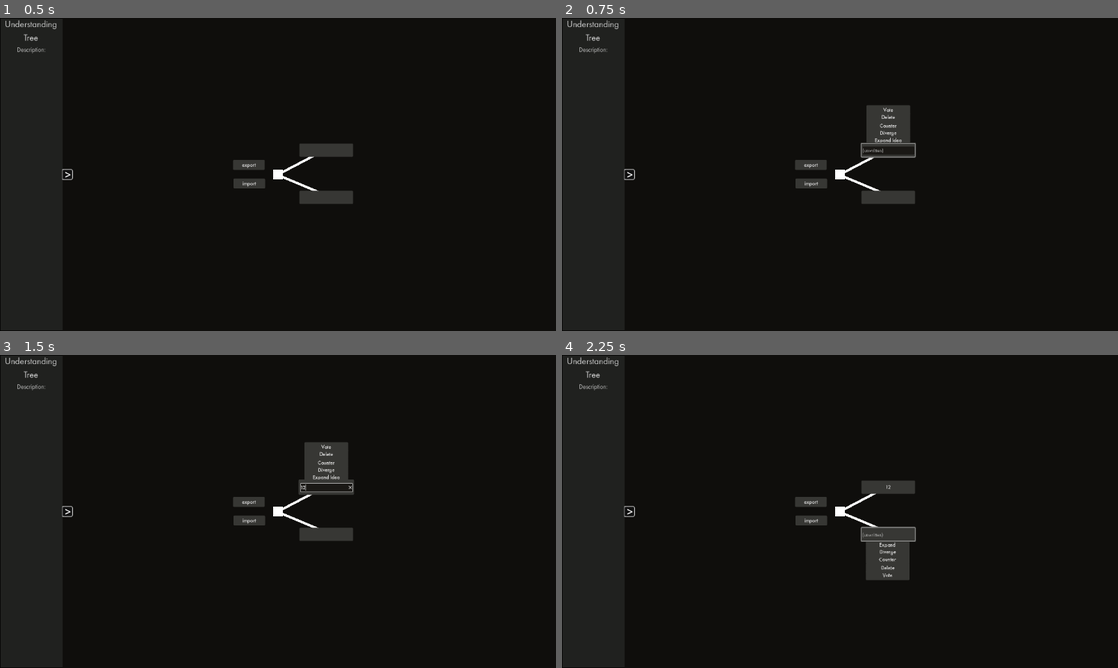
Above: before the commit, frames 1-4 (two rows, left to right).
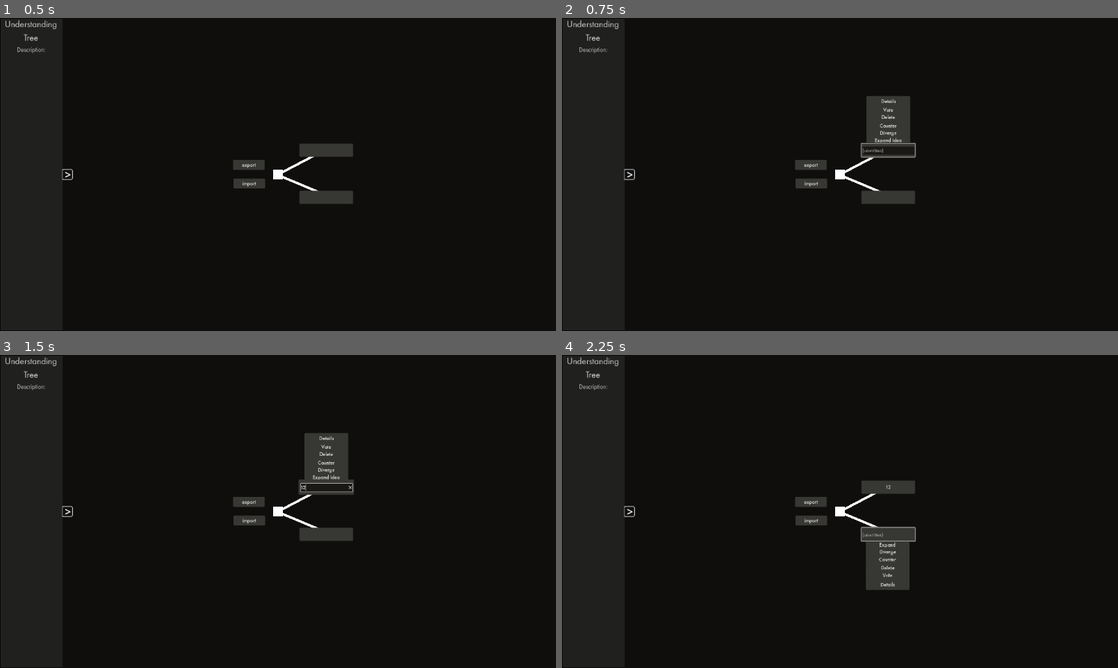
Above: after the commit, the same moments.

Repository: eqgy/understandingtree
Game: Godot game, scene res://understanding tree.tscn
Two runs of this game, one before a commit and one after it. Both use one fixed random seed, a clock stepped at 60 frames per second and the inputs below.
Inputs (mouse positions are in pixels of both pictures, inside the frame that each line leads up to):
- Up to frame 1 (0.5 s): no input
- Up to frame 2 (0.75 s): click (890, 149) at 0.5 s
- Up to frame 3 (1.5 s): click (328, 486) at 1.27 s; type "12" at 1.35 s
- Up to frame 4 (2.25 s): click (890, 533) at 2 s

Frame 1 is identical in both runs. In frame 2, 0.2% of the frame differs, in the area x 54-63%, y 24-28%; in frame 3, 0.2%; in frame 4, 0.2%, in the area x 54-63%, y 71-76%.

Commit message:
Bug fixes and a start to adding a details button

Diff:
--- a/application iterations/iteration 1/a node.tscn
+++ b/application iterations/iteration 1/a node.tscn
@@ -1,12 +1,15 @@
-[gd_scene load_steps=12 format=3 uid="uid://biijdxa5vbai2"]
+[gd_scene load_steps=15 format=3 uid="uid://biijdxa5vbai2"]
 
 [ext_resource type="Script" path="res://a_node.gd" id="1_lkhld"]
 [ext_resource type="Theme" uid="uid://bosbvfdtv48xf" path="res://node theme.tres" id="1_ssop8"]
 [ext_resource type="Script" path="res://leaf.gd" id="2_g56ri"]
+[ext_resource type="Script" path="res://label.gd" id="4_jeh8l"]
 [ext_resource type="Script" path="res://add_branch_button.gd" id="4_pq1f4"]
 [ext_resource type="Script" path="res://delete.gd" id="5_iskqk"]
+[ext_resource type="Script" path="res://line_edit_details.gd" id="5_mb0gu"]
 [ext_resource type="Script" path="res://line_edit.gd" id="6_3ocxf"]
 [ext_resource type="PackedScene" uid="uid://cqy0v20iux2nn" path="res://vote.tscn" id="6_pnrlj"]
+[ext_resource type="Script" path="res://details.gd" id="8_6qqdu"]
 
 [sub_resource type="Curve" id="Curve_ottr0"]
 _data = [Vector2(0, 1), 0.0, 0.0, 0, 0, Vector2(1, 1), 0.0, 0.0, 0, 0]
@@ -119,10 +122,10 @@
 [node name="Slider" parent="solution" instance=ExtResource("6_pnrlj")]
 visible = false
 layout_mode = 0
-offset_left = -26.0
-offset_top = -269.0
-offset_right = 76.0
-offset_bottom = -169.0
+offset_left = -84.0
+offset_top = -270.0
+offset_right = 18.0
+offset_bottom = -170.0
 
 [node name="LineEdit" type="LineEdit" parent="solution"]
 visible = false
@@ -136,6 +139,45 @@
 clear_button_enabled = true
 drag_and_drop_selection_enabled = false
 script = ExtResource("6_3ocxf")
+
+[node name="Details" type="Button" parent="solution"]
+visible = false
+layout_mode = 0
+offset_left = 21.0
+offset_top = -197.0
+offset_right = 202.0
+offset_bottom = -152.0
+text = "Details"
+script = ExtResource("8_6qqdu")
+
+[node name="Label" type="Label" parent="solution"]
+visible = false
+z_index = 4
+layout_mode = 0
+offset_left = -201.0
+offset_top = -208.0
+offset_right = -37.0
+offset_bottom = -2.0
+script = ExtResource("4_jeh8l")
+
+[node name="LineEdit_details" type="LineEdit" parent="solution/Label"]
+visible = false
+z_index = 4
+offset_left = -2.0
+offset_top = -2.0
+offset_right = 164.0
+offset_bottom = 204.0
+placeholder_text = "(unwritten)"
+script = ExtResource("5_mb0gu")
+
+[node name="ColorRect" type="ColorRect" parent="solution/Label"]
+z_index = 3
+layout_mode = 0
+offset_left = -1.0
+offset_top = -1.0
+offset_right = 162.0
+offset_bottom = 203.0
+color = Color(0.212305, 0.212305, 0.212305, 1)
 
 [node name="problem" type="Button" parent="."]
 z_index = 2
@@ -158,6 +200,32 @@
 script = ExtResource("2_g56ri")
 metadata/_edit_use_anchors_ = true
 
+[node name="Label" type="Label" parent="problem"]
+visible = false
+z_index = 4
+layout_mode = 0
+offset_left = -186.0
+offset_top = 20.0
+offset_right = -26.0
+offset_bottom = 223.0
+script = ExtResource("4_jeh8l")
+
+[node name="LineEdit_details" type="LineEdit" parent="problem/Label"]
+visible = false
+z_index = 4
+offset_left = -3.0
+offset_top = -2.0
+offset_right = 163.0
+offset_bottom = 204.0
+placeholder_text = "(unwritten)"
+script = ExtResource("5_mb0gu")
+
+[node name="ColorRect" type="ColorRect" parent="problem/Label"]
+layout_mode = 0
+offset_right = 162.0
+offset_bottom = 204.0
+color = Color(0.211765, 0.211765, 0.211765, 1)
+
 [node name="Line2D" type="Line2D" parent="problem"]
 z_index = -1
 position = Vector2(-87, 127)
@@ -226,10 +294,10 @@
 [node name="Slider" parent="problem" instance=ExtResource("6_pnrlj")]
 visible = false
 layout_mode = 0
-offset_left = -29.0
-offset_top = 227.0
-offset_right = 73.0
-offset_bottom = 327.0
+offset_left = -92.0
+offset_top = 244.0
+offset_right = 10.0
+offset_bottom = 344.0
 
 [node name="LineEdit" type="LineEdit" parent="problem"]
 visible = false
@@ -243,6 +311,16 @@
 clear_button_enabled = true
 drag_and_drop_selection_enabled = false
 script = ExtResource("6_3ocxf")
+
+[node name="Details" type="Button" parent="problem"]
+visible = false
+offset_left = 18.0
+offset_top = 213.0
+offset_right = 199.0
+offset_bottom = 258.0
+text = "Details
+"
+script = ExtResource("8_6qqdu")
 
 [node name="ColorRect" type="ColorRect" parent="."]
 anchors_preset = 8
@@ -269,6 +347,7 @@
 [connection signal="toggled" from="solution" to="solution/Counterargument" method="_on_button_toggled"]
 [connection signal="toggled" from="solution" to="solution/Delete" method="_on_solution_toggled"]
 [connection signal="toggled" from="solution" to="solution/Vote" method="_on_solution_toggled"]
+[connection signal="toggled" from="solution" to="solution/Details" method="_on_solution_toggled"]
 [connection signal="pressed" from="solution/Expand Idea" to="." method="solution_expand"]
 [connection signal="pressed" from="solution/Divergent Idea" to="." method="solution_diverge"]
 [connection signal="pressed" from="solution/Counterargument" to="." method="solution_counterarg"]
@@ -281,6 +360,7 @@
 [connection signal="toggled" from="problem" to="problem/Counterargument" method="_on_button_toggled"]
 [connection signal="toggled" from="problem" to="problem/Delete" method="_on_problem_toggled"]
 [connection signal="toggled" from="problem" to="problem/Vote" method="_on_problem_toggled"]
+[connection signal="toggled" from="problem" to="problem/Details" method="_on_problem_toggled"]
 [connection signal="pressed" from="problem/Expand Idea" to="." method="problem_expand"]
 [connection signal="pressed" from="problem/Divergent Idea" to="." method="problem_diverge"]
 [connection signal="pressed" from="problem/Counterargument" to="." method="problem_counterarg"]
--- a/application iterations/iteration 1/a_node.gd
+++ b/application iterations/iteration 1/a_node.gd
@@ -447,6 +447,7 @@
 		parent.has_counterarg = false;
 	for child in $solution.get_children():
 		if (child.get_class() == "Node2D"): #No matter what delete all of the child nodes off of the node
+			adjust_ids(child.id)
 			child.queue_free()
 	if $solution.visible:
 		$solution.visible = false
@@ -511,6 +512,7 @@
 
 	for child in $problem.get_children(): #Delete all of the node's children
 		if (child.get_class() == "Node2D"): #No matter what delete all of the child nodes off of the node
+			adjust_ids(child.id)
 			child.queue_free()
 
 	if $problem.visible:
--- /dev/null
+++ b/application iterations/iteration 1/details.gd
@@ -0,0 +1,18 @@
+extends Button
+
+
+# Called when the node enters the scene tree for the first time.
+func _ready() -> void:
+	pass # Replace with function body.
+
+
+# Called every frame. 'delta' is the elapsed time since the previous frame.
+func _process(delta: float) -> void:
+	pass
+
+func _on_solution_toggled(toggled_on):
+	visible = toggled_on
+
+
+func _on_problem_toggled(toggled_on):
+	visible = toggled_on
--- /dev/null
+++ b/application iterations/iteration 1/label.gd
@@ -0,0 +1,20 @@
+extends Label
+
+
+# Called when the node enters the scene tree for the first time.
+func _ready() -> void:
+	pass # Replace with function body.
+
+
+# Called every frame. 'delta' is the elapsed time since the previous frame.
+func _process(delta: float) -> void:
+	pass
+
+
+
+func _on_solution_details_pressed():
+	visible = !visible
+
+
+func _on_problem_details_pressed():
+	visible = !visible
--- /dev/null
+++ b/application iterations/iteration 1/line_edit_details.gd
@@ -0,0 +1,11 @@
+extends LineEdit
+
+
+# Called when the node enters the scene tree for the first time.
+func _ready() -> void:
+	pass # Replace with function body.
+
+
+# Called every frame. 'delta' is the elapsed time since the previous frame.
+func _process(delta):
+	pass
--- a/application iterations/iteration 1/tree functions.gd
+++ b/application iterations/iteration 1/tree functions.gd
@@ -123,7 +123,6 @@
 			child.problem_leaf.visible = true
 		elif nodetype == 2:
 			child = par.solution_expand()
-
 			child.solution_leaf.visible = true
 		elif nodetype == 3:
 			child = par.problem_diverge()
Not shown, changed: application iterations/iteration 1/data/export1.txt
